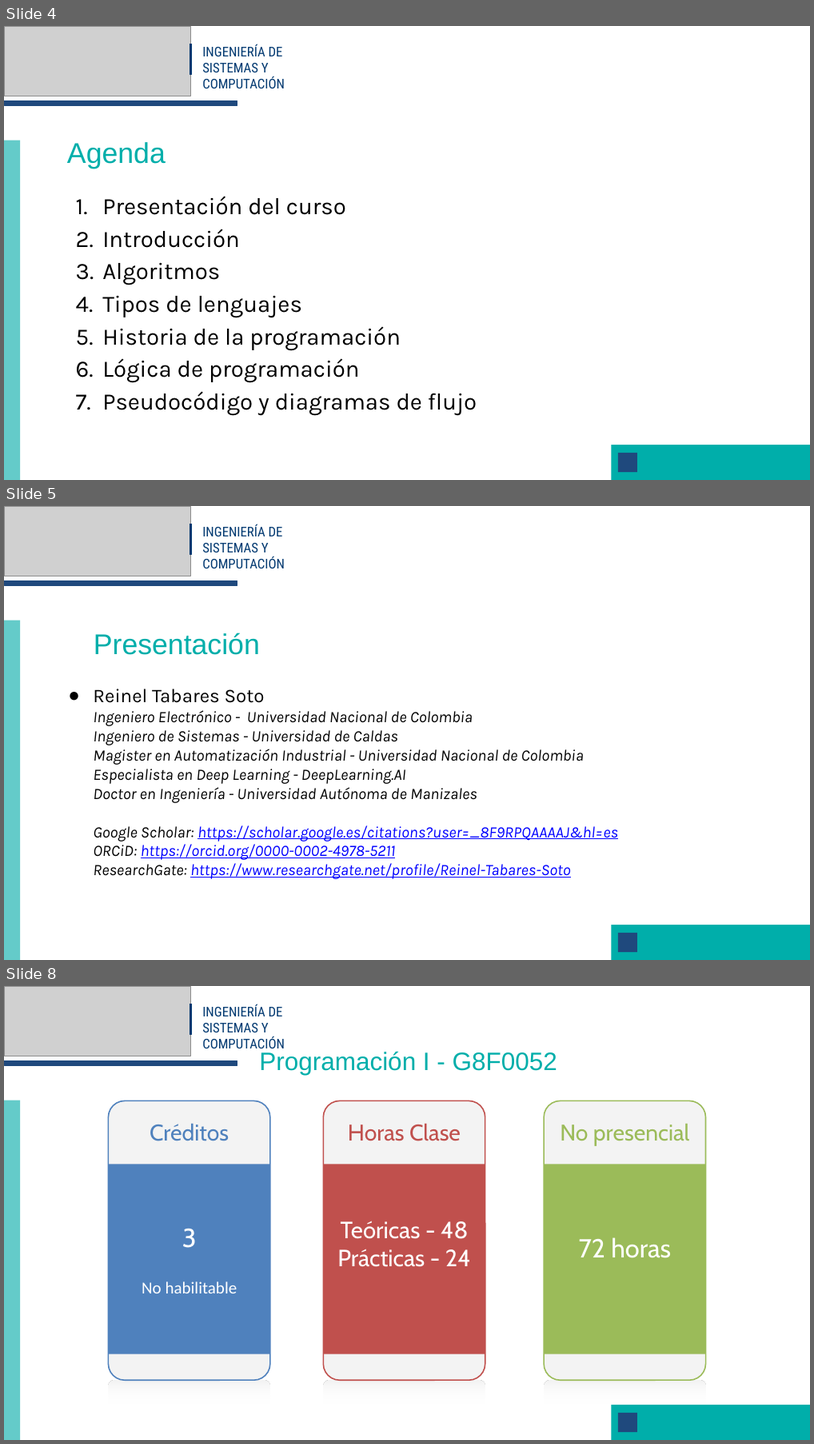
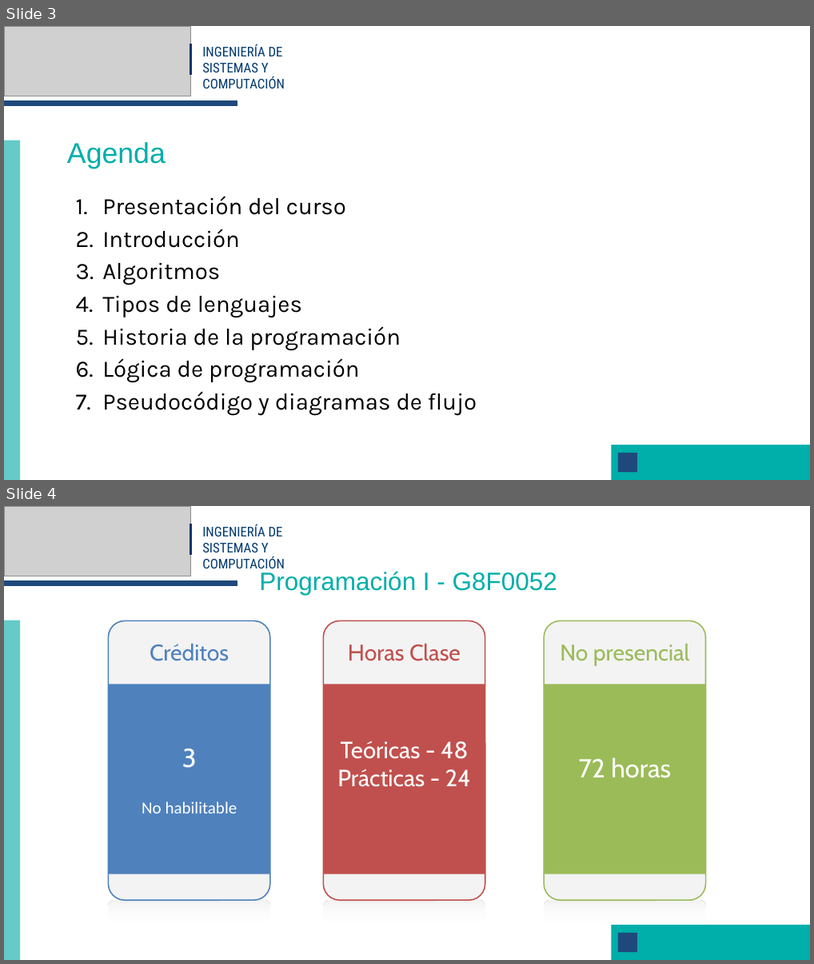
Before and after one commit to BioAITeamLearning/AlgProgI_2026_02_Ucaldas, a slide deck: content/resources/clase-1/clase1-diaps.pptx. Shown one above the other, each under a label of ours: slides 4, 5 and 8 before the commit, slides 3 and 4 after it; the slides between them are not shown. The pictures are 814x1444 and 814x964 pixels, drawn with LibreOffice and Linux fonts; fonts in the diff are those of the drawing; grey boxes stand for pictures; background and template pictures are left out. Boxes give left, top, right and bottom in pixels: in the first picture for what was removed or moved away, otherwise in the second. Text is boxed around its words. In the diff, an @@ line names an element or a change of style, - is before the commit and + after.

```diff
--- a/content/resources/clase-1/clase1-diaps.pptx
+++ b/content/resources/clase-1/clase1-diaps.pptx
@@ slide 5 removed at box(4, 506, 810, 960), background #FFFFFF @@
@@ picture removed at box(4, 506, 191, 576) @@
@@ rectangle removed at box(190, 524, 191, 554) @@
@@ text removed at box(202, 524, 285, 568) @@
-INGENIERÍA DE SISTEMAS Y COMPUTACIÓN
@@ rectangle removed at box(4, 580, 237, 585) @@
@@ freeform shape removed at box(4, 620, 20, 960) @@
@@ title removed at box(94, 632, 260, 655) @@
-Presentación
@@ text removed at box(93, 688, 618, 879) @@
-● Reinel Tabares Soto
-Ingeniero Electrónico - Universidad Nacional de Colombia
-Ingeniero de Sistemas - Universidad de Caldas
-Magister en Automatización Industrial - Universidad Nacional de Colombia
-Especialista en Deep Learning - DeepLearning.AI
-Doctor en Ingeniería - Universidad Autónoma de Manizales
-Google Scholar: https://scholar.google.es/citations?user=_8F9RPQAAAAJ&hl=es
-ORCiD: https://orcid.org/0000-0002-4978-5211
-ResearchGate: https://www.researchgate.net/profile/Reinel-Tabares-Soto
@@ freeform shape removed at box(611, 924, 810, 960) @@
@@ freeform shape removed at box(618, 932, 638, 952) @@
@@ what was slide 4 is now slide 3 @@
@@ what was slide 8 is now slide 4 @@
```
Also in this commit, not shown: 1 slide changed, 3 other slides removed, 2 other files.
